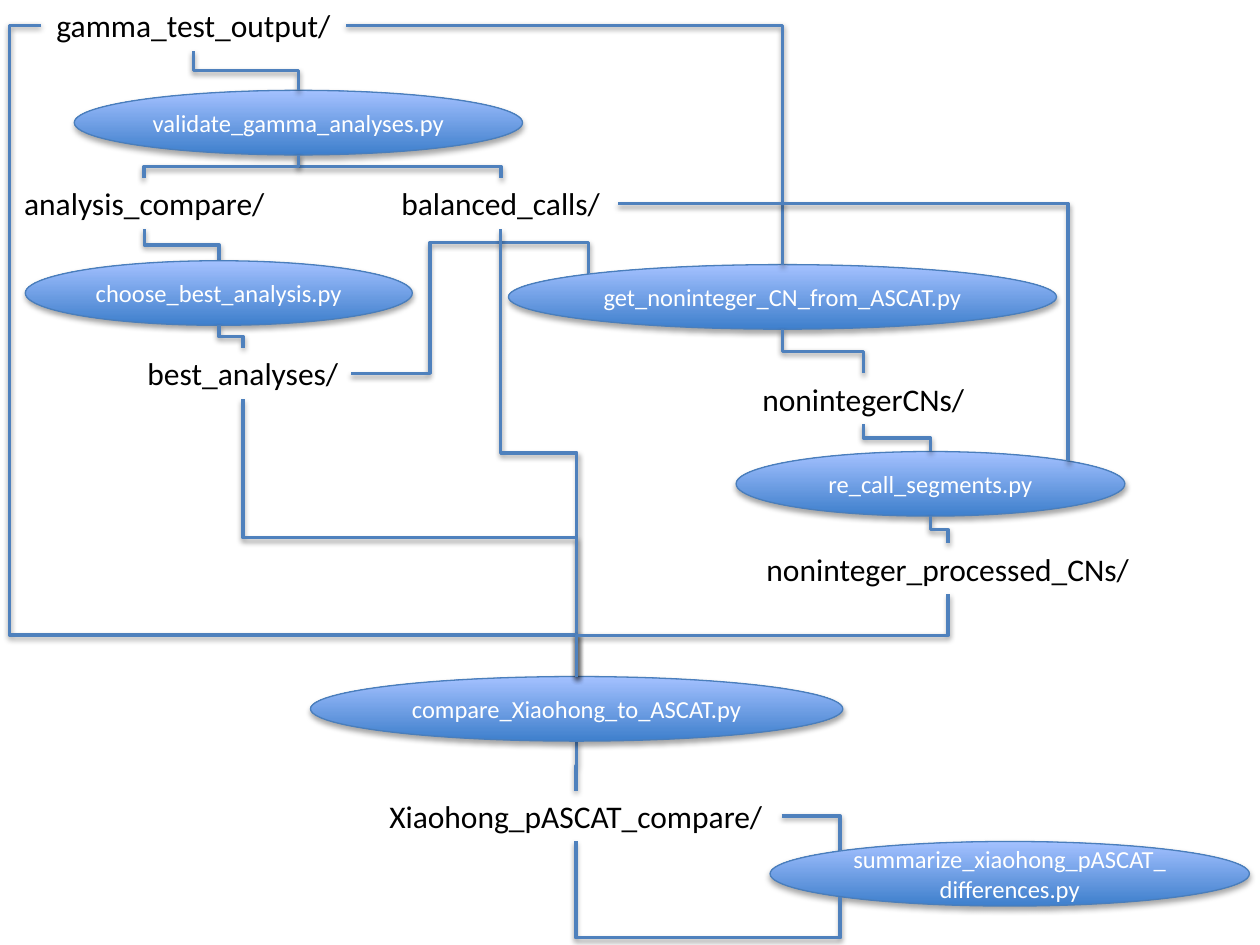
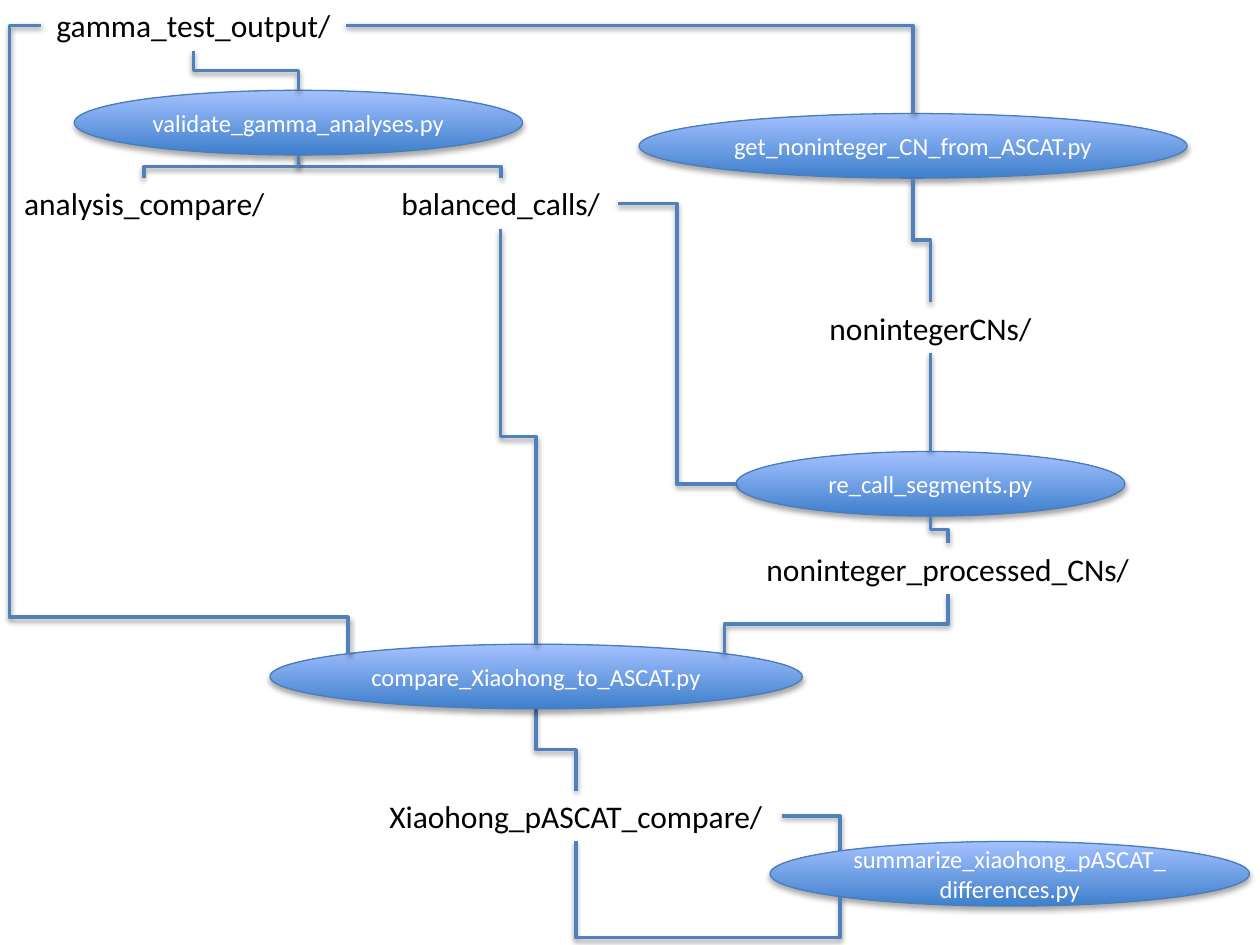
Before and after one commit to luciansmith/kuhner-python, a slide deck: slide 2 of Python program structure.pptx. Drawn at 1260x945 pixels with LibreOffice and Linux fonts; fonts in the diff are those of the drawing. Boxes give left, top, right and bottom in pixels: in the first picture for what was removed or moved away, otherwise in the second. Text is boxed around its words. In the diff, an @@ line names an element or a change of style, - is before the commit and + after.

```diff
--- a/Python program structure.pptx
+++ b/Python program structure.pptx
@@ elbow line moved from (577, 677) - (42, 25) to (348, 654) - (42, 25) @@
@@ elbow line moved from (782, 265) - (346, 25) to (914, 113) - (346, 25) @@
@@ ellipse "get_noninteger_CN_from_ASCAT.py" moved from (x1=508, y1=265, x2=1056, y2=329) to (x1=639, y1=113, x2=1187, y2=178) @@
@@ elbow line moved from (863, 373) - (782, 329) to (930, 302) - (914, 178) @@
@@ elbow line moved from (1068, 461) - (617, 204) to (736, 484) - (617, 204) @@
@@ elbow line removed from (219, 261) to (145, 229) @@
@@ elbow line moved from (577, 677) - (500, 229) to (537, 644) - (500, 229) @@
@@ ellipse removed at (x1=25, y1=261, x2=412, y2=325) @@
-choose_best_analysis.py
@@ elbow line removed from (588, 275) to (352, 373) @@
@@ elbow line removed from (243, 348) to (219, 325) @@
@@ text "nonintegerCNs/" moved from (x1=762, y1=389, x2=964, y2=417) to (x1=829, y1=318, x2=1031, y2=346) @@
@@ elbow line moved from (930, 451) - (863, 425) to (930, 451) - (930, 353) @@
@@ text removed at (x1=147, y1=363, x2=338, y2=390) @@
-best_analyses/
@@ elbow line removed from (577, 677) to (243, 399) @@
@@ elbow line moved from (577, 677) - (948, 595) to (724, 654) - (948, 595) @@
@@ ellipse "compare_Xiaohong_to_ASCAT.py" moved from (x1=310, y1=677, x2=843, y2=741) to (x1=270, y1=644, x2=803, y2=708) @@
@@ elbow line moved from (577, 741) - (576, 790) to (537, 709) - (576, 790) @@
```
Also in this commit, not shown: 12 other files.
